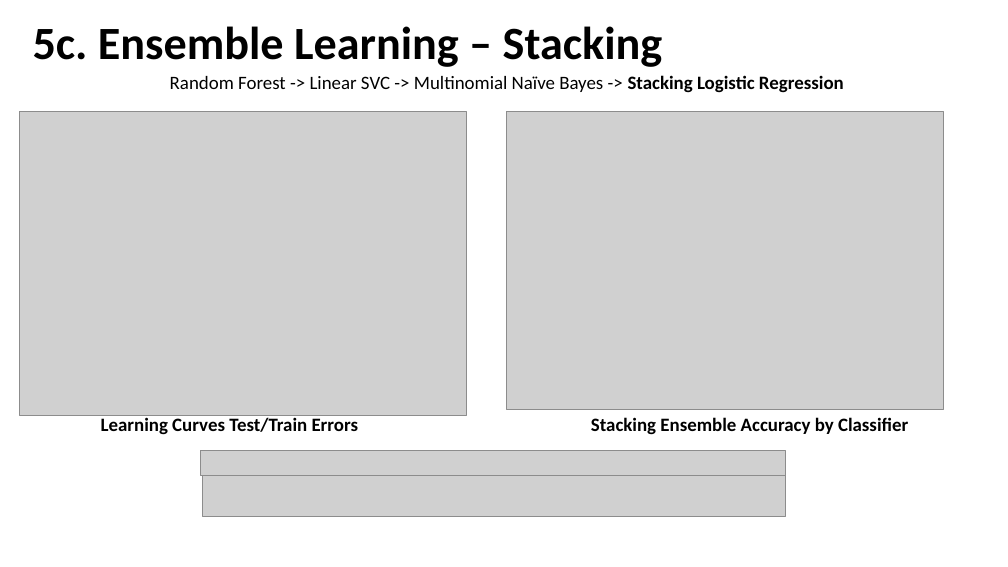
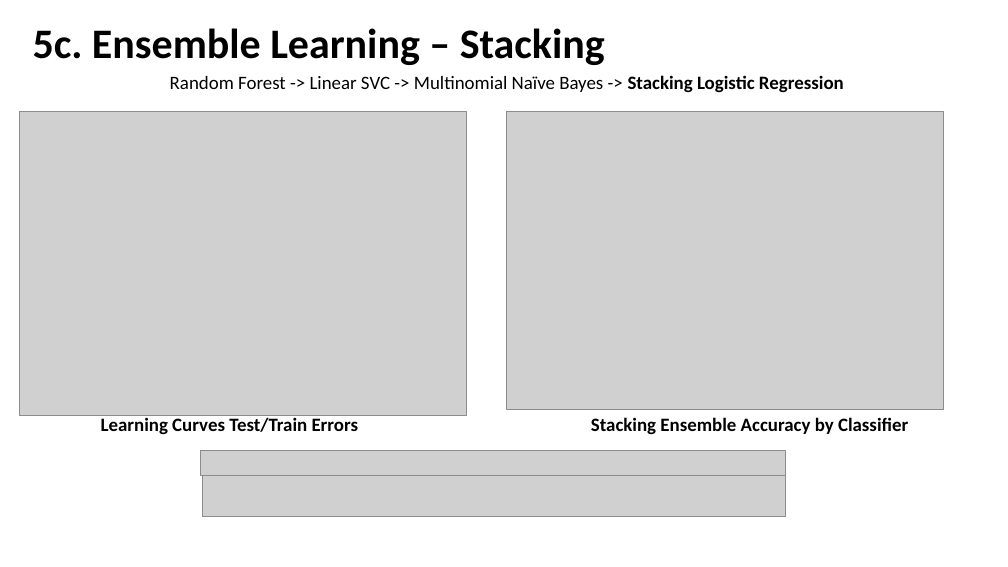
Before and after one commit to CSML1010-3-2020/NLPCourseProject, a slide deck: slide 16 of Milestone02.pptx. Drawn at 1008x567 pixels with LibreOffice and Linux fonts; fonts in the diff are those of the drawing; grey boxes stand for pictures. Boxes give left, top, right and bottom in pixels: in the first picture for what was removed or moved away, otherwise in the second. Text is boxed around its words. In the diff, an @@ line names an element or a change of style, - is before the commit and + after.

```diff
--- a/Milestone02.pptx
+++ b/Milestone02.pptx
@@ title "5c. Ensemble Learning – Stacking" at box(33, 28, 605, 65): size 44 to 40 pt @@
```
Also in this commit, not shown: 1 other slide changed, 2 other files.
